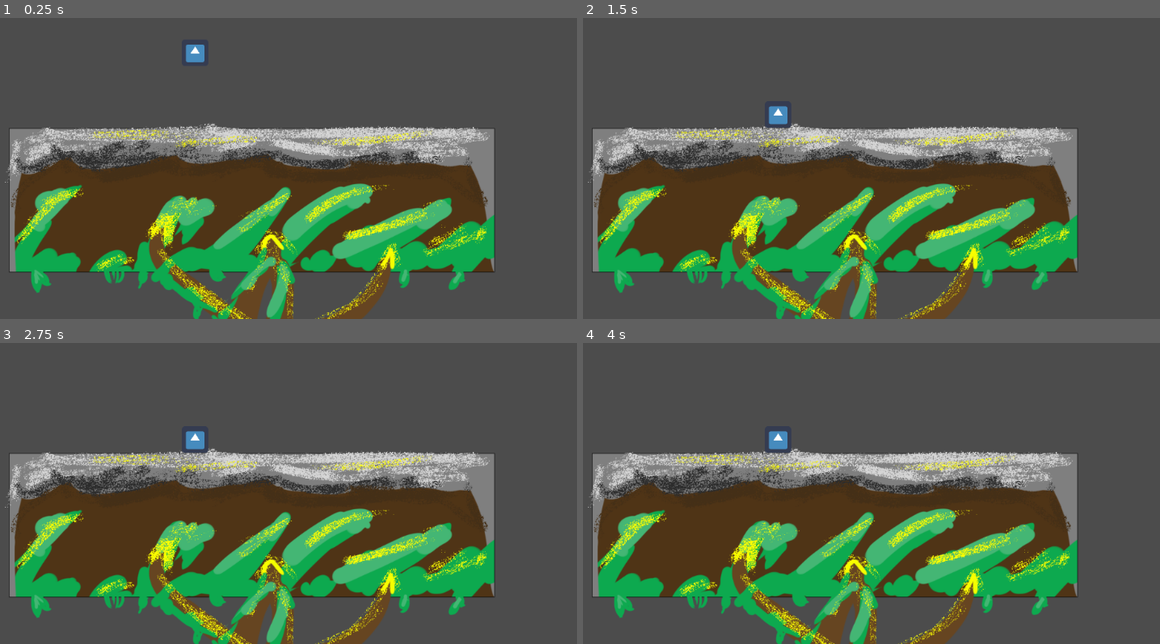
Above: before the commit, frames 1-4 (two rows, left to right).
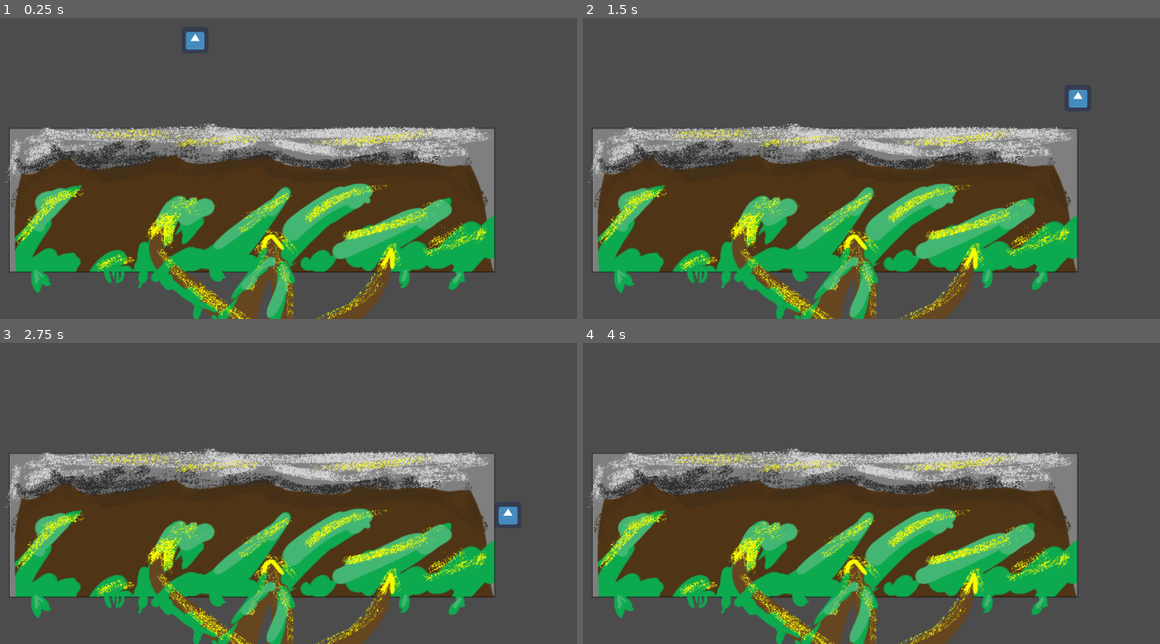
Above: after the commit, the same moments.

Repository: Samferos/Division-Star
Game: Godot game, scene res://testplayerandscene.tscn
The game is run twice, just before and just after one commit, with the same random seed, the same clock (stepped at 60 frames per second) and the same inputs. The engine's default icon, where the game draws it, is replaced by a stand-in: a white triangle on a blue panel in a dark square.
Inputs:
- Up to frame 1 (0.25 s): no input
- Up to frame 2 (1.5 s): hold D (Right) from 0.53 s (still down); tap Space (Jump) at 0.6, 0.77, 1.07, 1.35 s
- Up to frame 3 (2.75 s): tap Space (Jump) at 1.52, 1.82, 2.1 s; release D (Right) at 2.03 s; hold Q (Left) from 2.03 s (still down)
- Up to frame 4 (4 s): release Q (Left) at 2.78 s; hold D (Right) from 2.78 s (still down); tap Space (Jump) at 2.85, 3.02, 3.32, 3.6, 3.77 s; tap Enter at 3.5 s

The runs differ from the first frame. In frame 1, 0.3% of the frame differs, in the area x 32-36%, y 4-15%; in frame 2, 0.4%; in frame 3, 0.4%, in the area x 31-90%, y 29-61%; in frame 4, 0.2%.

Commit message:
PlayerControlsUpdate
yay physics

Diff:
--- a/Player.tscn
+++ b/Player.tscn
@@ -6,14 +6,12 @@
 [sub_resource type="CircleShape2D" id=1]
 radius = 21.587
 
-[node name="Node2D" type="Node2D"]
-
-[node name="Player" type="KinematicBody2D" parent="."]
+[node name="Player" type="KinematicBody2D"]
 script = ExtResource( 1 )
 
-[node name="Sprite" type="Sprite" parent="Player"]
+[node name="Sprite" type="Sprite" parent="."]
 scale = Vector2( 0.65625, 0.65625 )
 texture = ExtResource( 2 )
 
-[node name="Collision" type="CollisionShape2D" parent="Player"]
+[node name="Collision" type="CollisionShape2D" parent="."]
 shape = SubResource( 1 )
--- a/Scripts/Player.gd
+++ b/Scripts/Player.gd
@@ -1,10 +1,20 @@
 extends KinematicBody2D
 
-var velocity = 0.0
+export var speed = 10.0
+var velocity = 50
+var fallMultiplier = 500
 var direction = Vector2.ZERO
 
 func _physics_process(delta):
 	if not is_on_floor():
-		velocity += 0.2
-	move_and_collide(Vector2(0, velocity))
-	direction = Vector2(int(Input.is_action_pressed("Left")), int(Input.is_action_pressed("Left")))
+		velocity -= fallMultiplier * delta
+	else:
+		velocity /= 2
+	move_and_slide(Vector2(0, -velocity), Vector2.UP)
+	direction = Vector2(int(Input.is_action_pressed("Right")) - int(Input.is_action_pressed("Left")),0)
+	direction *= speed * 50 * delta
+	if is_on_floor() and Input.is_action_just_pressed("Jump"):
+		velocity += 500
+	move_and_collide(direction)
+	print(velocity)
+	clamp(velocity, -1000, 1000)
